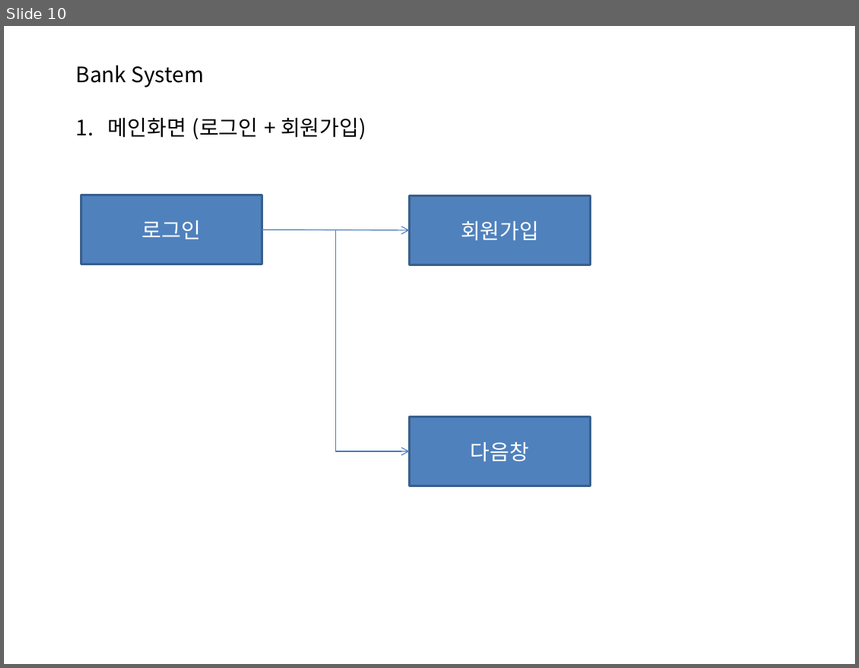
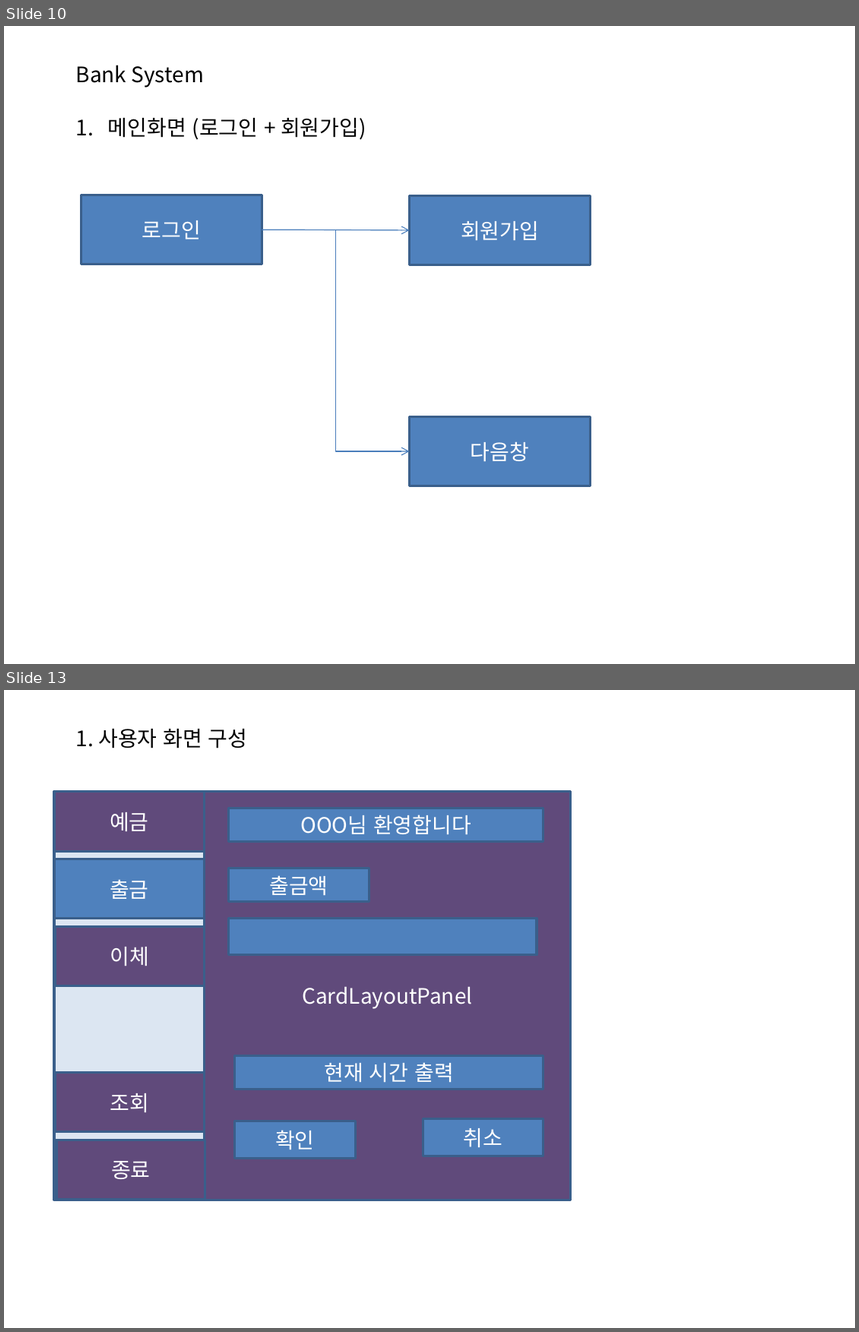
Before and after one commit to S-Onix/BankSystemProject, a slide deck: BankSystem/documentation/banksystem.pptx. Shown one above the other, each under a label of ours: slide 10 before the commit, slides 10 and 13 after it; the slides between them are not shown. The pictures are 859x668 and 859x1332 pixels, drawn with LibreOffice and Linux fonts; fonts in the diff are those of the drawing. Boxes give left, top, right and bottom in pixels: in the first picture for what was removed or moved away, otherwise in the second. Text is boxed around its words. In the diff, an @@ line names an element or a change of style, - is before the commit and + after.

```diff
--- a/BankSystem/documentation/banksystem.pptx
+++ b/BankSystem/documentation/banksystem.pptx
@@ slide 13 added at [4, 690, 855, 1328], background #FFFFFF @@
@@ text added at [76, 729, 248, 749], 18 pt, text #000000 @@
+1. 사용자 화면 구성
@@ rectangle added at [229, 809, 544, 841], fill #4F81BD, outline #3A5F8C 2 pt, 18 pt, text #FFFFFF @@
+OOO님 환영합니다
@@ group added at [54, 791, 570, 1200]: 4 rectangles @@
+CardLayoutPanel
+예금
+출금
@@ rectangle added at [229, 869, 369, 902], fill #4F81BD, outline #3A5F8C 2 pt, 18 pt, text #FFFFFF @@
+출금액
@@ rectangle added at [56, 926, 205, 986], fill #604A7B, outline #3A5F8C 2 pt, 18 pt, text #FFFFFF @@
+이체
@@ rectangle added at [229, 918, 537, 954], fill #4F81BD, outline #3A5F8C 2 pt @@
@@ rectangle added at [56, 1073, 205, 1132], fill #604A7B, outline #3A5F8C 2 pt, 18 pt, text #FFFFFF @@
+조회
@@ rectangle added at [235, 1056, 544, 1089], fill #4F81BD, outline #3A5F8C 2 pt, 18 pt, text #FFFFFF @@
+현재 시간 출력
@@ rectangle added at [235, 1122, 356, 1159], fill #4F81BD, outline #3A5F8C 2 pt, 18 pt, text #FFFFFF @@
+확인
@@ rectangle added at [423, 1119, 544, 1157], fill #4F81BD, outline #3A5F8C 2 pt, 18 pt, text #FFFFFF @@
+취소
@@ rectangle added at [56, 1140, 205, 1200], fill #604A7B, outline #3A5F8C 2 pt, 18 pt, text #FFFFFF @@
+종료
```
Also in this commit, not shown: 2 slides changed, 2 other slides added, 5 other files.
